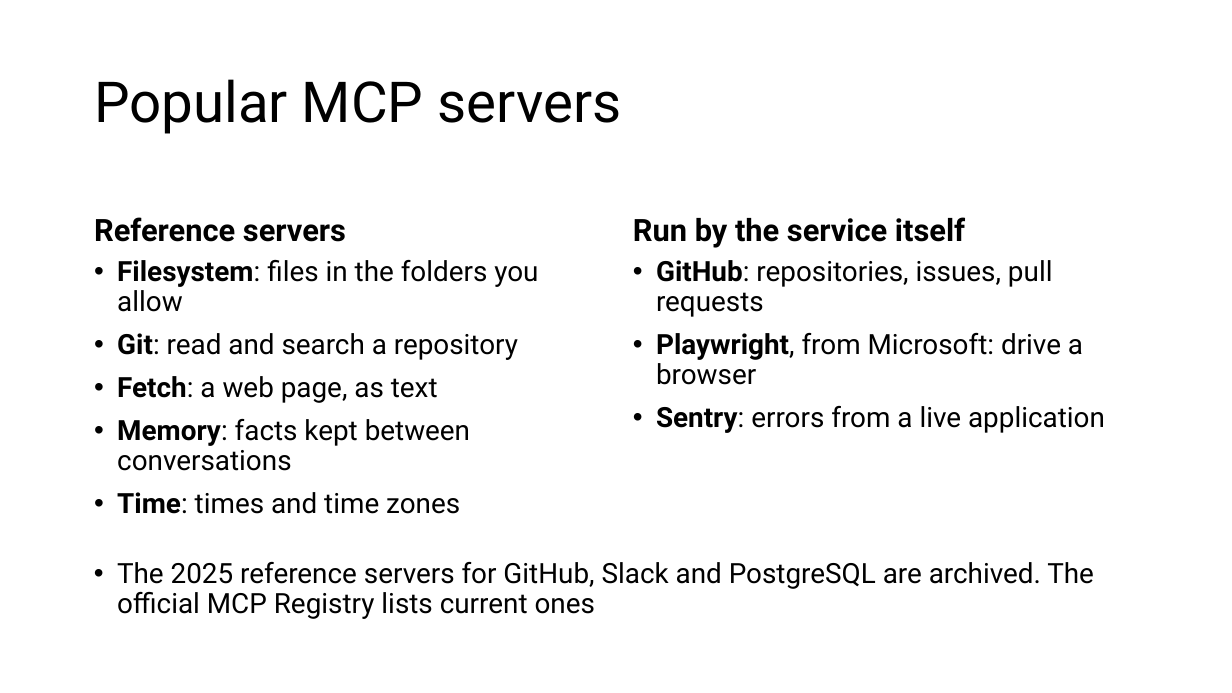
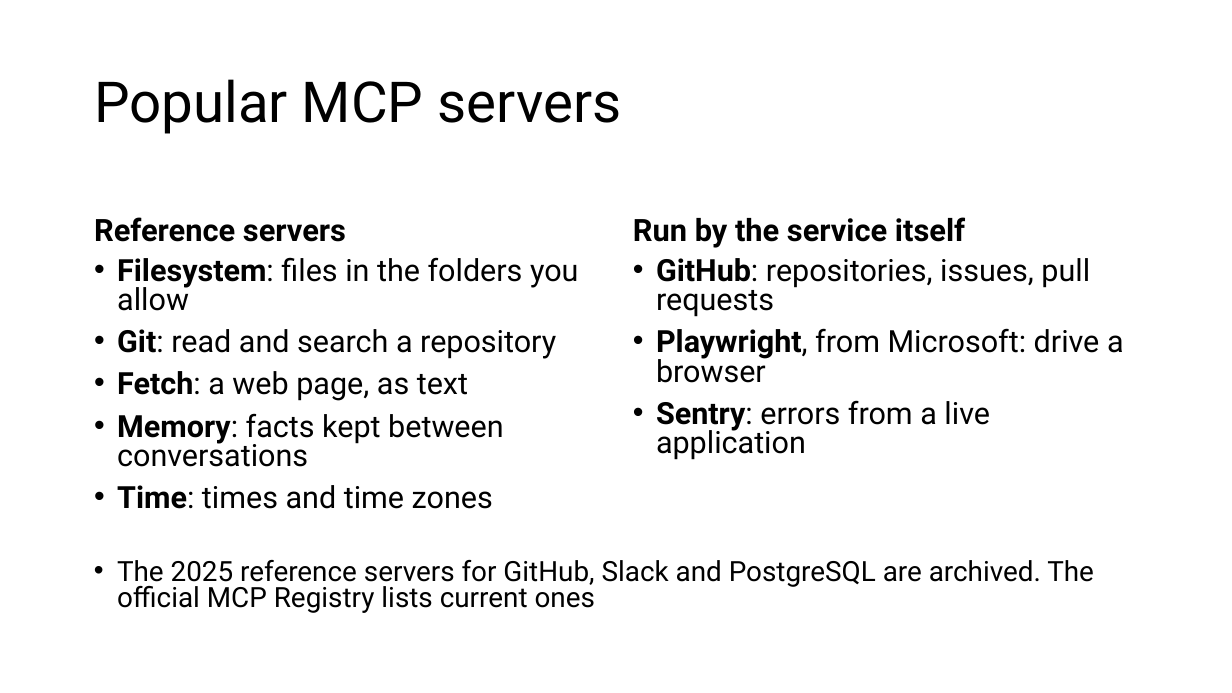
Before and after one commit to karoluciecha/ai-assisted-programming-module, a slide deck: slide 27 of lectures-and-labs/week05/mcp-lecture.pptx. Drawn at 1232x693 pixels with LibreOffice and Linux fonts; fonts in the diff are those of the drawing. Boxes give left, top, right and bottom in pixels: in the first picture for what was removed or moved away, otherwise in the second. Text is boxed around its words. In the diff, an @@ line names an element or a change of style, - is before the commit and + after.

```diff
--- a/lectures-and-labs/week05/mcp-lecture.pptx
+++ b/lectures-and-labs/week05/mcp-lecture.pptx
@@ text "Filesystem: files in the folders ..." at (x1=117, y1=257, x2=578, y2=509): size 21.7 to 23.8 pt; line spacing 0.9 to 0.8 @@
@@ text "GitHub: repositories, issues, pull requests" at (x1=656, y1=258, x2=1124, y2=460): size 21.7 to 23.8 pt; line spacing 0.9 to 0.8 @@
@@ text "The 2025 reference servers for ..." at (x1=117, y1=560, x2=1094, y2=613): line spacing 0.9 to 0.8 @@
```
Also in this commit, not shown: 24 other slides changed, 1 other file.
